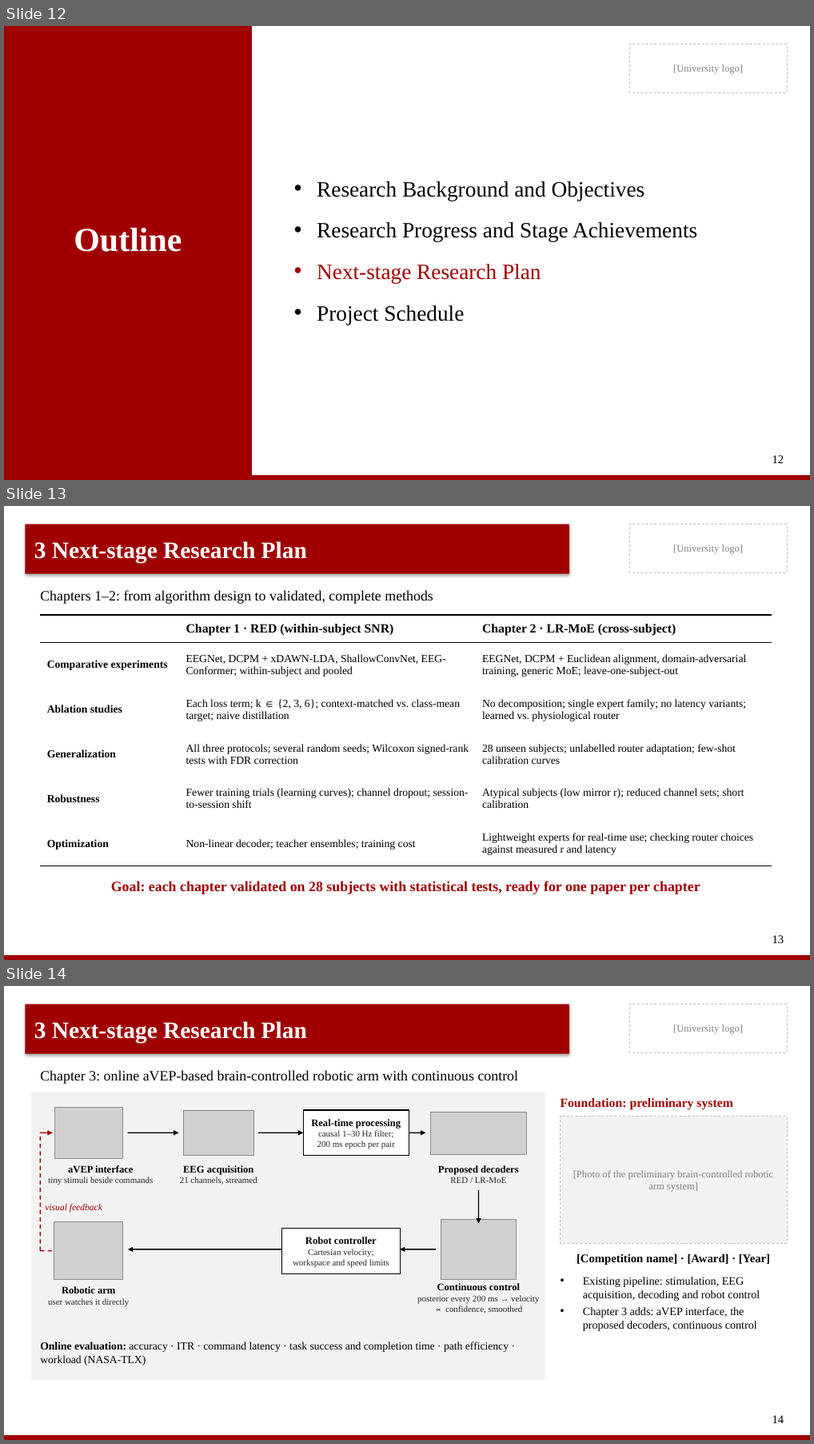
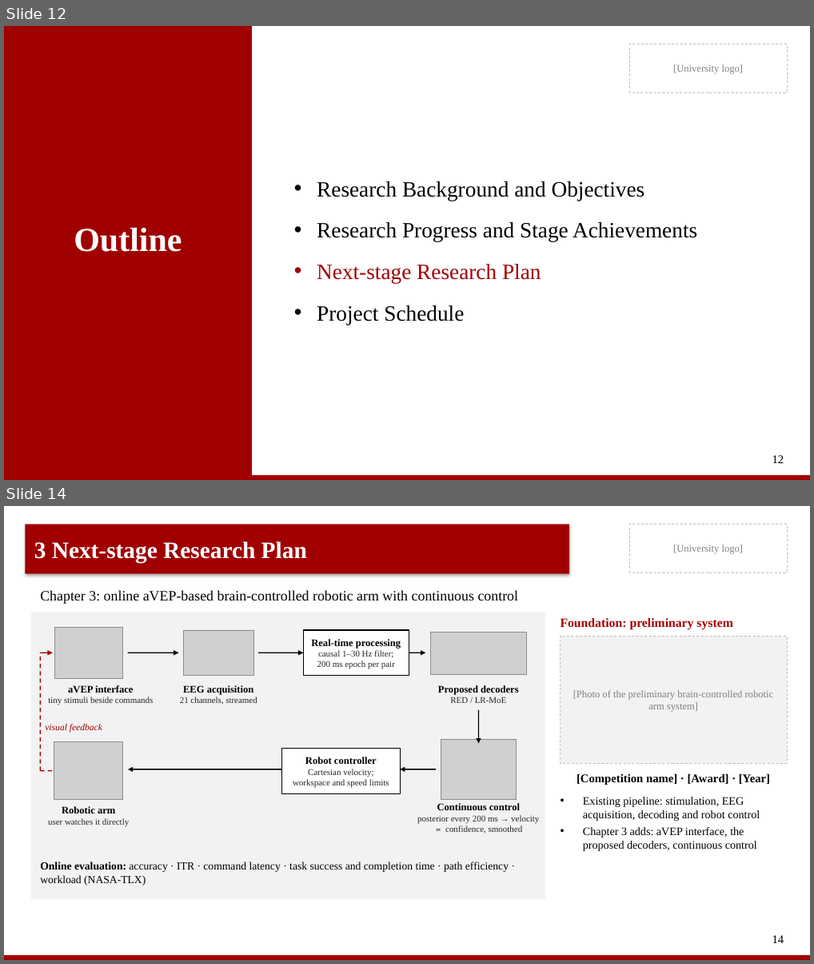
Before and after one commit to HongyuMaaa/EEG, a slide deck: presentation/midterm_defense_sample.pptx. Shown one above the other, each under a label of ours: slides 12, 13 and 14 before the commit, slides 12 and 14 after it; the slides between them are not shown. The pictures are 814x1444 and 814x964 pixels, drawn with LibreOffice and Linux fonts; fonts in the diff are those of the drawing; grey boxes stand for pictures. Boxes give left, top, right and bottom in pixels: in the first picture for what was removed or moved away, otherwise in the second. Text is boxed around its words. In the diff, an @@ line names an element or a change of style, - is before the commit and + after.

```diff
--- a/presentation/midterm_defense_sample.pptx
+++ b/presentation/midterm_defense_sample.pptx
@@ slide 13 removed at [4,506,810,960], background #FFFFFF; not listed: 4 template elements that a slide beside it also shows @@
@@ title removed at [34,541,307,563] @@
-3 Next-stage Research Plan
@@ text removed at [40,590,434,604] @@
-Chapters 1–2: from algorithm design to validated, complete methods
@@ table removed at [40,615,772,858], 6 rows, 3 columns @@
- | Chapter 1 · RED (within-subject SNR) | Chapter 2 · LR-MoE (cross-subject)
-Comparative experiments | EEGNet, DCPM + xDAWN-LDA, ShallowConvNet, EEG-Conformer; within-subject and pooled | EEGNet, DCPM + Euclidean alignment, domain-adversarial training, generic MoE; leave-one-subject-out
-Ablation studies | Each loss term; k ∈ {2, 3, 6}; context-matched vs. class-mean target; naive distillation | No decomposition; single expert family; no latency variants; learned vs. physiological router
-Generalization | All three protocols; several random seeds; Wilcoxon signed-rank tests with FDR correction | 28 unseen subjects; unlabelled router adaptation; few-shot calibration curves
-Robustness | Fewer training trials (learning curves); channel dropout; session-to-session shift | Atypical subjects (low mirror r); reduced channel sets; short calibration
-Optimization | Non-linear decoder; teacher ensembles; training cost | Lightweight experts for real-time use; checking router choices against measured r and latency
@@ text removed at [111,880,701,894] @@
-Goal: each chapter validated on 28 subjects with statistical tests, ready for one paper per chapter
@@ page number removed at [773,935,785,943] @@
-13
```
Also in this commit, not shown: 1 slide changed, 1 slide added, 1 other file.
